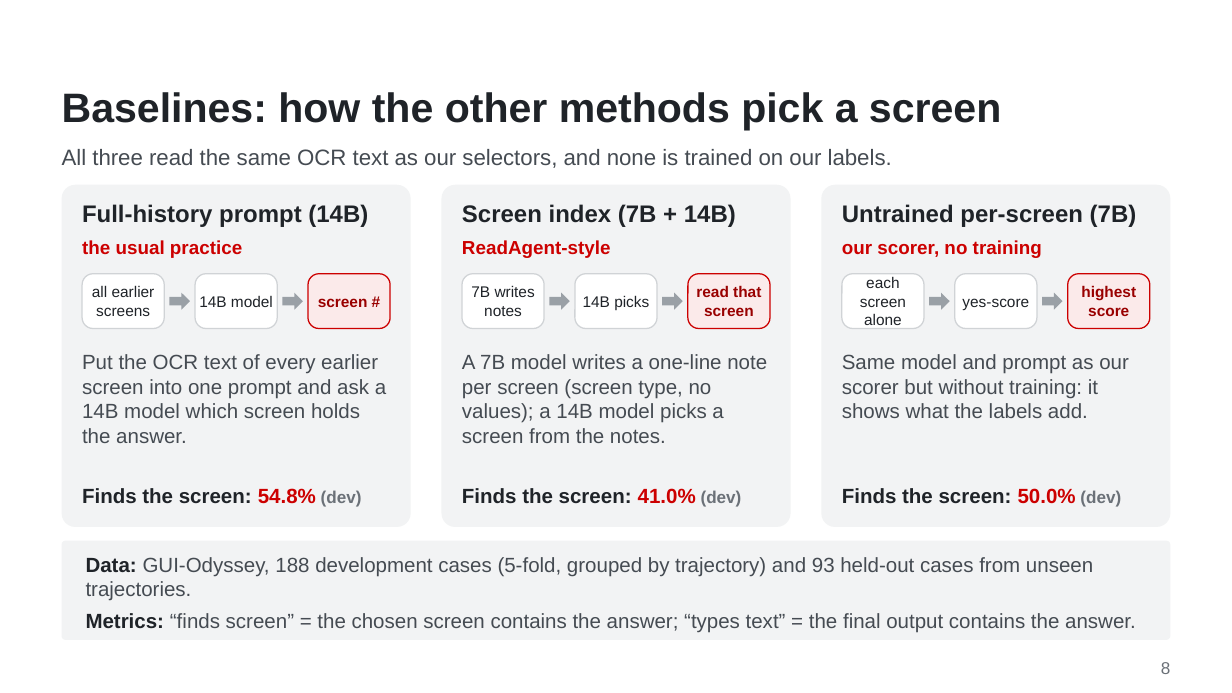
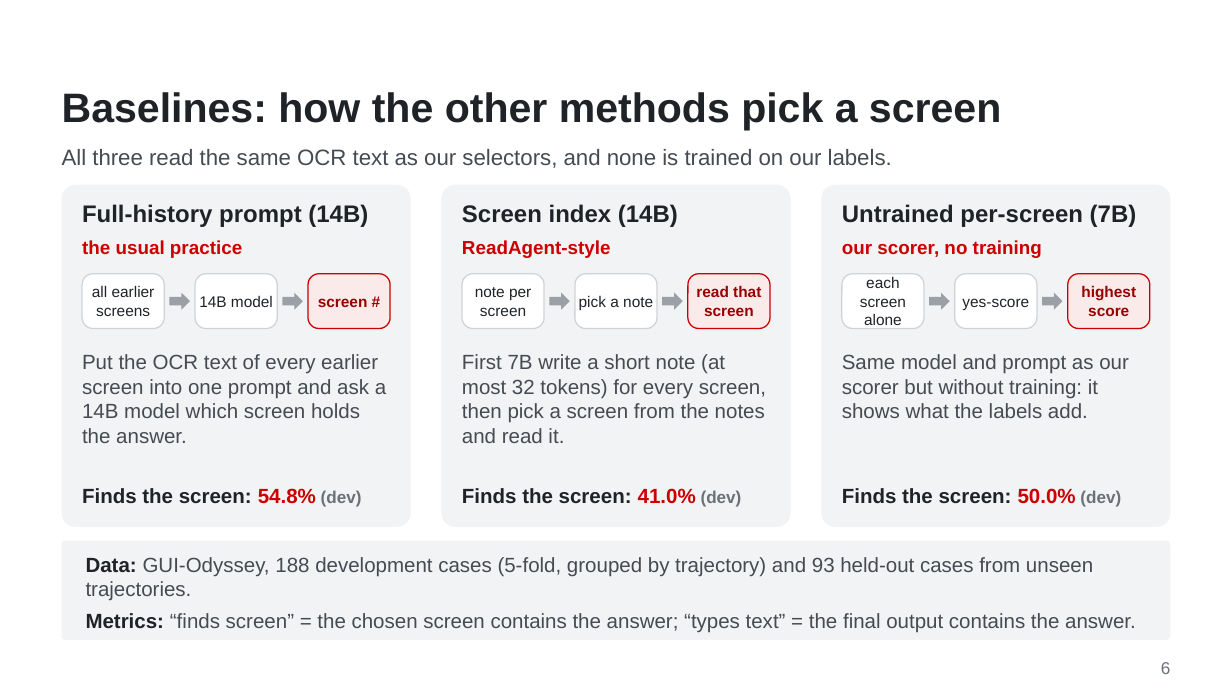
Before and after one commit to WMSlalalala/verifier-supervised-lookback, a slide deck: slide 6 of doc/Slides.pptx (slide 8 before the commit). Drawn at 1232x693 pixels with LibreOffice and Linux fonts; fonts in the diff are those of the drawing; background and template pictures are left out. Boxes give left, top, right and bottom in pixels: in the first picture for what was removed or moved away, otherwise in the second. Text is boxed around its words. In the diff, an @@ line names an element or a change of style, - is before the commit and + after.

```diff
--- a/doc/Slides.pptx
+++ b/doc/Slides.pptx
@@ text at [462, 204, 678, 227]: text changed @@
-Screen index (7B + 14B)
+Screen index (14B)
@@ text in rounded rectangle at [475, 287, 531, 316]: text changed @@
-7B writes notes
+note per screen
@@ text in rounded rectangle at [579, 295, 653, 310]: text changed @@
-14B picks
+pick a note
@@ text at [462, 354, 766, 443]: text changed @@
-A 7B model writes a one-line note per screen (screen type, no values); a 14B model picks a screen from the notes.
+First 7B write a short note (at most 32 tokens) for every screen, then pick a screen from the notes and read it.
```
Also in this commit, not shown: 6 other slides changed, 2 slides removed, 2 other files.
